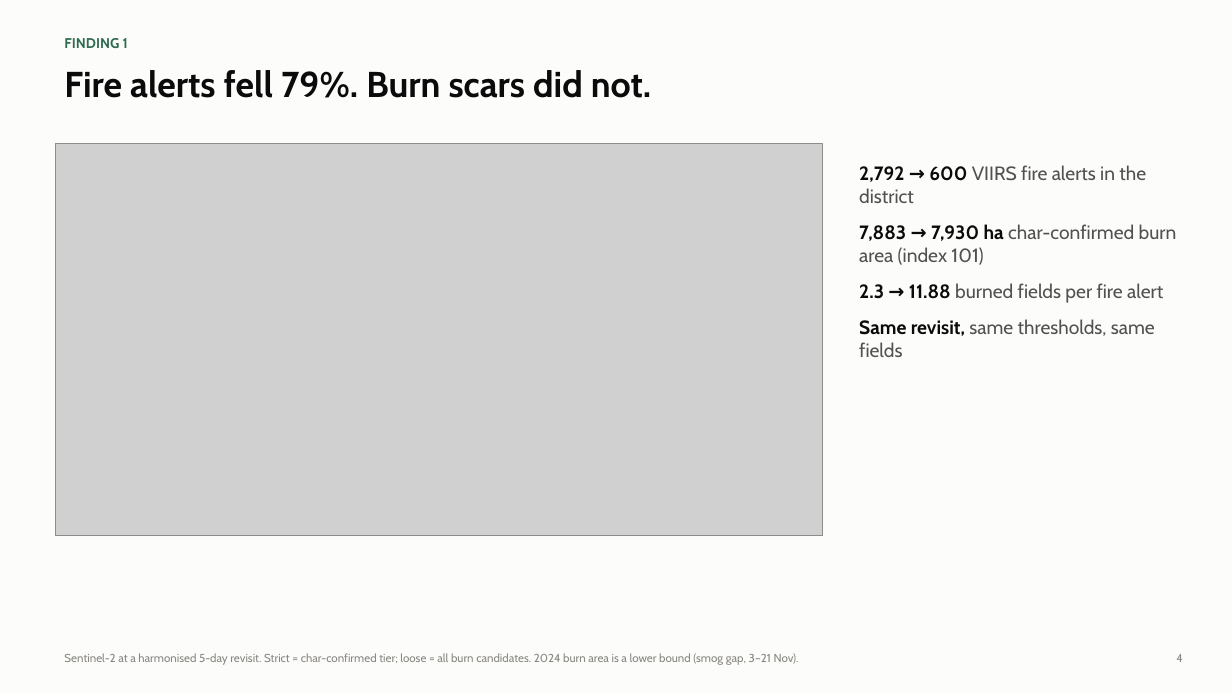
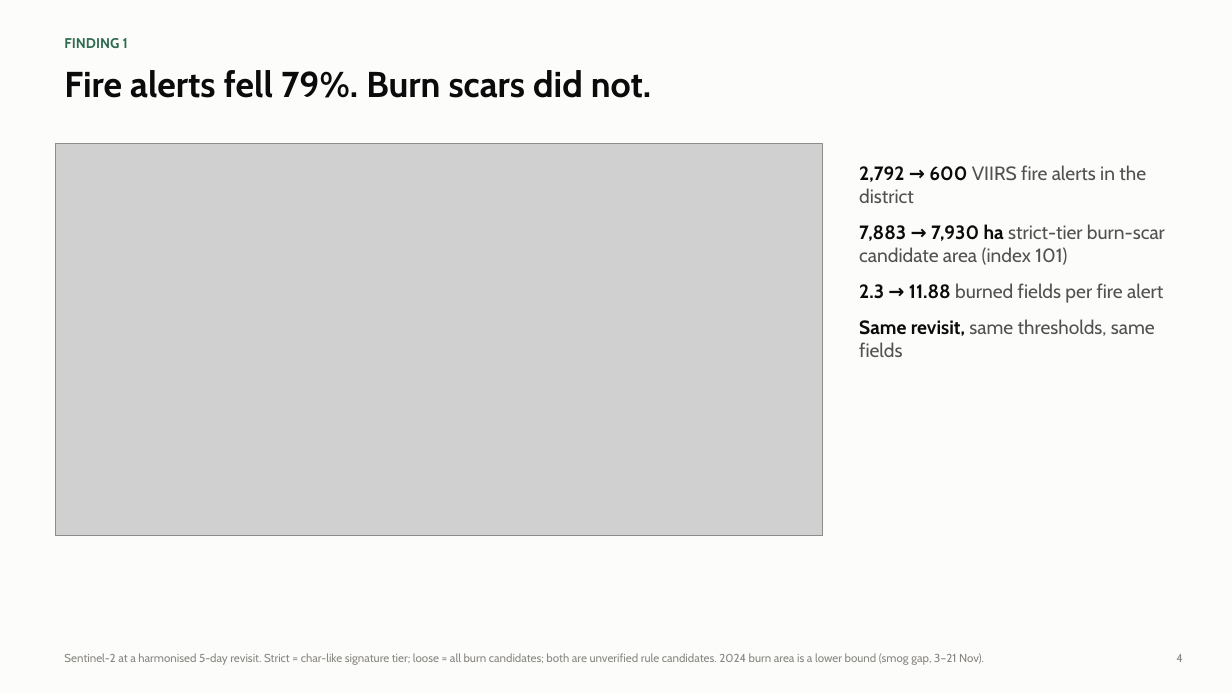
Before and after one commit to AshbinSaji2006/parali-se-paisa, a slide deck: slide 4 of reports/pitch/Parali_Se_Paisa_Greenovators2026.pptx. Drawn at 1232x693 pixels with LibreOffice and Linux fonts; fonts in the diff are those of the drawing; grey boxes stand for pictures. Boxes give left, top, right and bottom in pixels: in the first picture for what was removed or moved away, otherwise in the second. Text is boxed around its words. In the diff, an @@ line names an element or a change of style, - is before the commit and + after.

```diff
--- a/reports/pitch/Parali_Se_Paisa_Greenovators2026.pptx
+++ b/reports/pitch/Parali_Se_Paisa_Greenovators2026.pptx
@@ text at [859, 224, 1165, 265]: text changed @@
-7,883 → 7,930 ha char-confirmed burn area (index 101)
+7,883 → 7,930 ha strict-tier burn-scar candidate area (index 101)
@@ text at [64, 653, 984, 665]: text changed @@
-Sentinel-2 at a harmonised 5-day revisit. Strict = char-confirmed tier; loose = all burn candidates. 2024 burn area is a lower bound (smog gap, 3–21 Nov).
+Sentinel-2 at a harmonised 5-day revisit. Strict = char-like signature tier; loose = all burn candidates; both are unverified rule candidates. 2024 burn area is a lower bound (smog gap, 3–21 Nov).
```
Also in this commit, not shown: 4 other slides changed, 2 other files.
